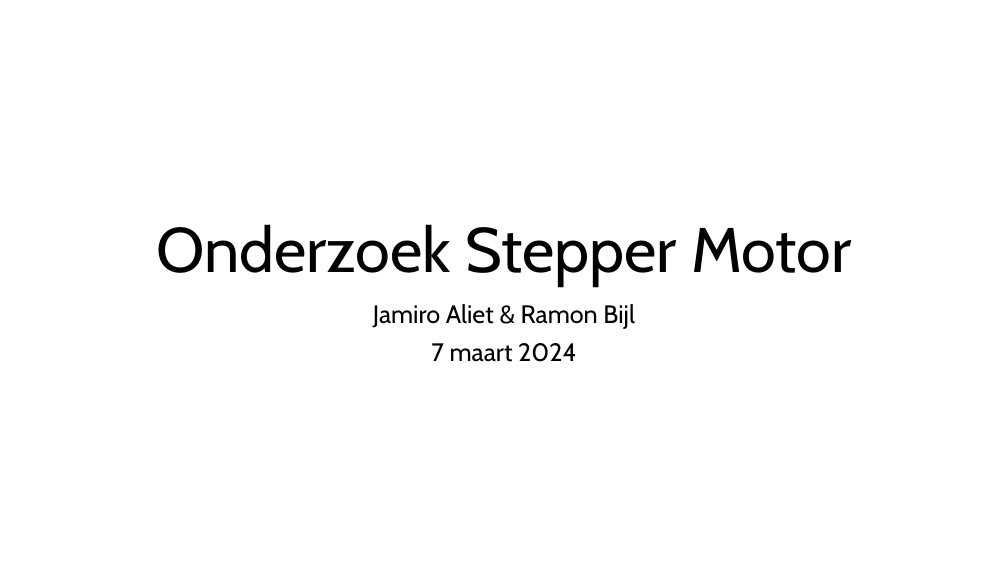
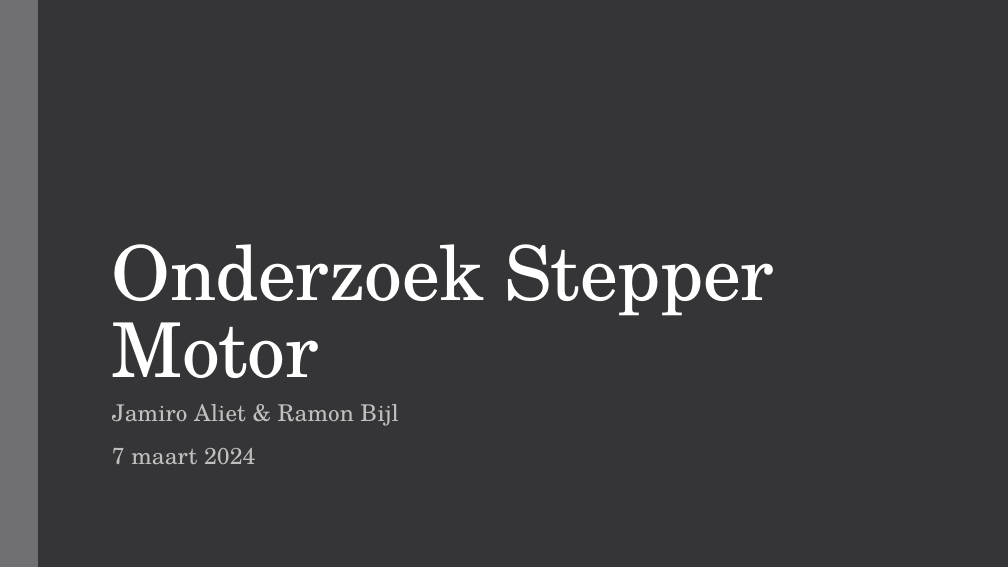
Before and after one commit to delamiro/Embedded-Stepper-Motor, a slide deck: slide 1 of docs/presentatie.odp. Drawn at 1008x567 pixels with LibreOffice and Linux fonts; fonts in the diff are those of the drawing. Boxes give left, top, right and bottom in pixels: in the first picture for what was removed or moved away, otherwise in the second. Text is boxed around its words. In the diff, an @@ line names an element or a change of style, - is before the commit and + after.

```diff
--- a/docs/presentatie.odp
+++ b/docs/presentatie.odp
@@ background #FFFFFF to #353537 @@
@@ freeform shape added at box(0, 0, 38, 567), fill #6F6F74 @@
@@ title "Onderzoek Stepper Motor": place and size @@
-title "Onderzoek Stepper Motor" at box(156, 224, 851, 287)
+title "Onderzoek Stepper Motor" at box(112, 244, 774, 378)
@@ title "Onderzoek Stepper Motor" at box(112, 244, 774, 378): size 60 to 72 pt, font Cabin to TeX Gyre Schola, text colour #000000 to #FFFFFF, letter spacing 0 to -0.5 pt; alignment centre to left; line spacing 0.9 to 0.85 @@
@@ subtitle "Jamiro Aliet & Ramon Bijl": place and size @@
-subtitle "Jamiro Aliet & Ramon Bijl" at box(373, 304, 635, 362)
+subtitle "Jamiro Aliet & Ramon Bijl" at box(112, 404, 398, 464)
@@ subtitle "Jamiro Aliet & Ramon Bijl" at box(112, 404, 398, 464): size 24 to 22 pt, font Cabin to TeX Gyre Schola, text colour #000000 to #BFBFBF, letter spacing 0 to 0.1 pt; alignment centre to left; line spacing 0.9 to 0.95; more space between paragraphs @@
```
Also in this commit, not shown: 9 other slides changed, 1 other file.
